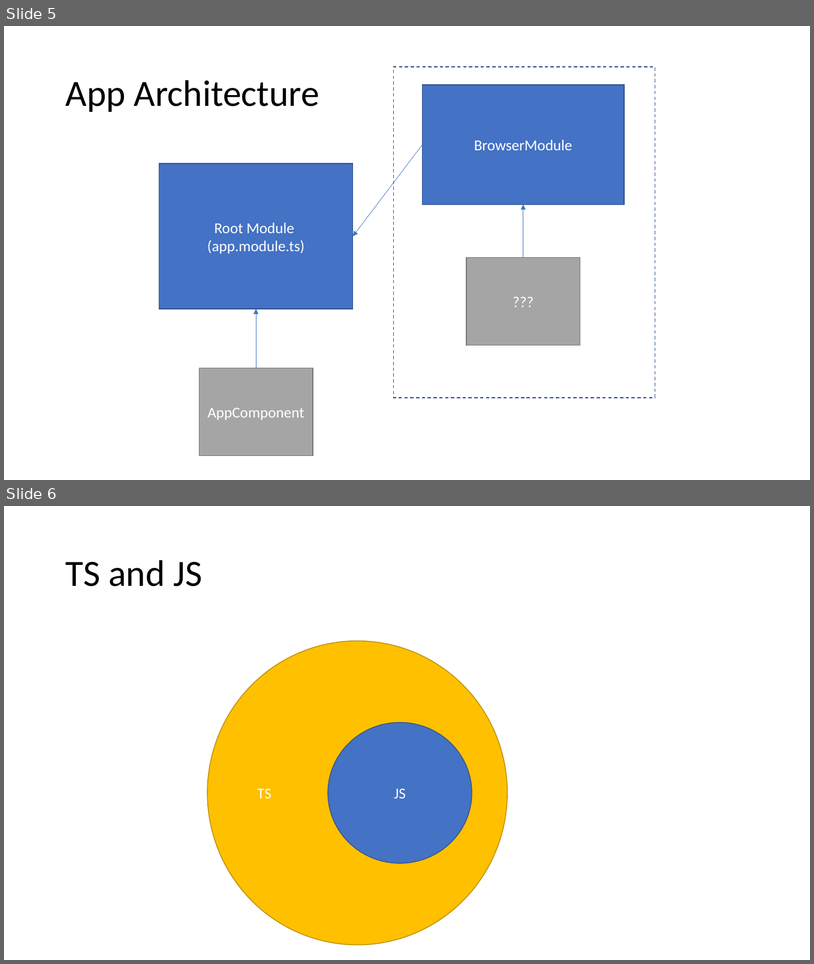
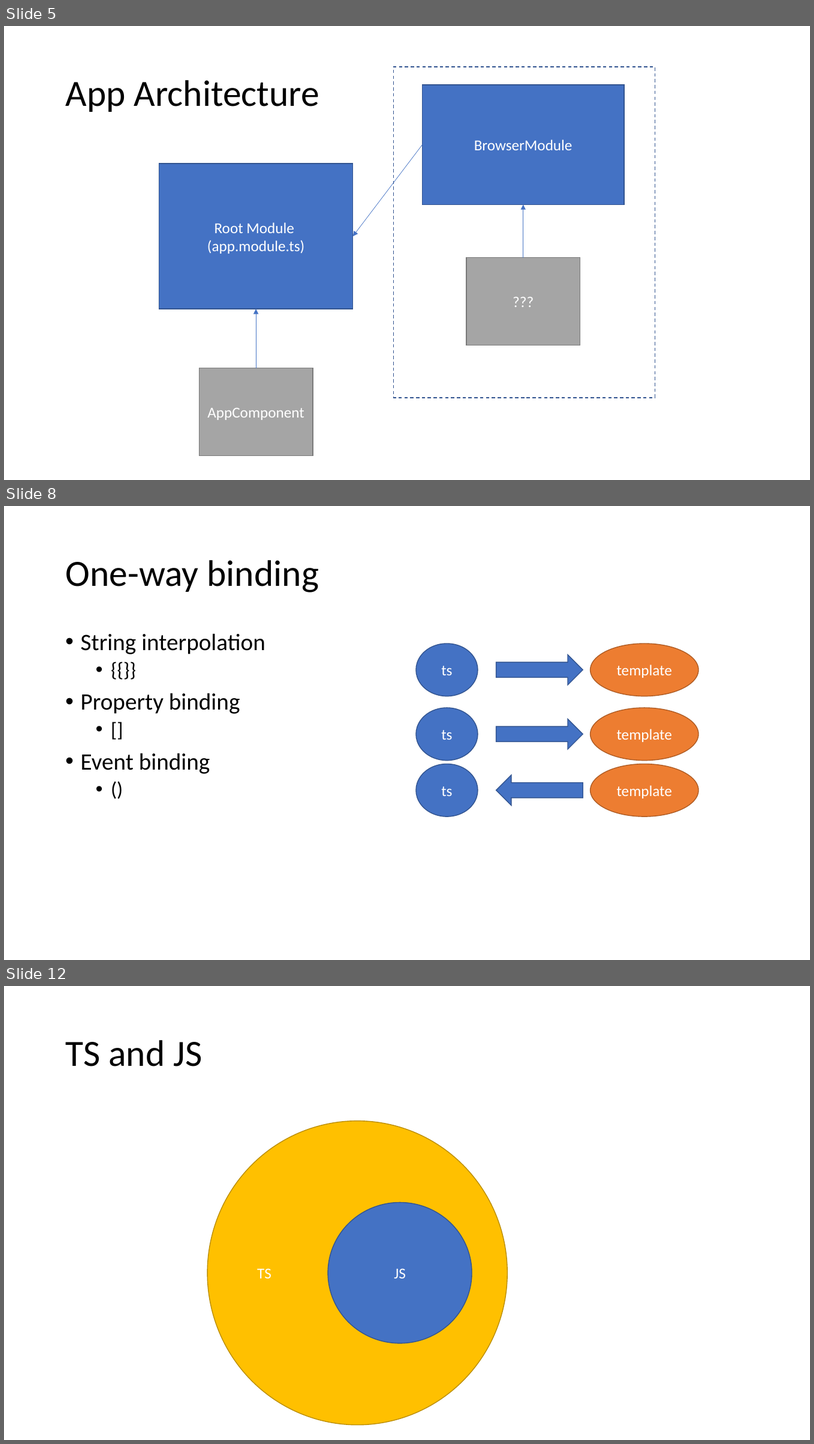
Before and after one commit to 200914ROC2/Training, a slide deck: 6Week-Angular/6w.pptx. Shown one above the other, each under a label of ours: slides 5 and 6 before the commit, slides 5, 8 and 12 after it; the slides between them are not shown. The pictures are 814x964 and 814x1444 pixels, drawn with LibreOffice and Linux fonts; fonts in the diff are those of the drawing. Boxes give left, top, right and bottom in pixels: in the first picture for what was removed or moved away, otherwise in the second. Text is boxed around its words. In the diff, an @@ line names an element or a change of style, - is before the commit and + after.

Commit message:
edited ppt

```diff
--- a/6Week-Angular/6w.pptx
+++ b/6Week-Angular/6w.pptx
@@ slide 8 added at (4, 506, 810, 960), background #FFFFFF @@
@@ title added at (65, 560, 319, 592), 44 pt, text #000000 @@
+One-way binding
@@ text added at (81, 633, 266, 774), 28 pt, text #000000 @@
+• String interpolation
+  • {{}}
+• Property binding
+  • []
+• Event binding
+  • ()
@@ ellipse added at (417, 643, 478, 696), fill #4472C4, outline #325491 1 pt, 18 pt, text #FFFFFF @@
+ts
@@ ellipse added at (591, 643, 699, 696), fill #ED7D31, outline #AF5C24 1 pt, 18 pt, text #FFFFFF @@
+template
@@ right arrow added at (497, 655, 583, 685), fill #4472C4, outline #325491 1 pt @@
@@ ellipse added at (417, 708, 478, 760), fill #4472C4, outline #325491 1 pt, 18 pt, text #FFFFFF @@
+ts
@@ right arrow added at (497, 719, 583, 749), fill #4472C4, outline #325491 1 pt @@
@@ ellipse added at (591, 708, 699, 760), fill #ED7D31, outline #AF5C24 1 pt, 18 pt, text #FFFFFF @@
+template
@@ ellipse added at (417, 764, 478, 816), fill #4472C4, outline #325491 1 pt, 18 pt, text #FFFFFF @@
+ts
@@ right arrow added at (497, 775, 583, 805), fill #4472C4, outline #325491 1 pt @@
@@ ellipse added at (591, 764, 699, 816), fill #ED7D31, outline #AF5C24 1 pt, 18 pt, text #FFFFFF @@
+template
@@ what was slide 6 is now slide 12 @@
```
Also in this commit, not shown: 7 other slides added.
